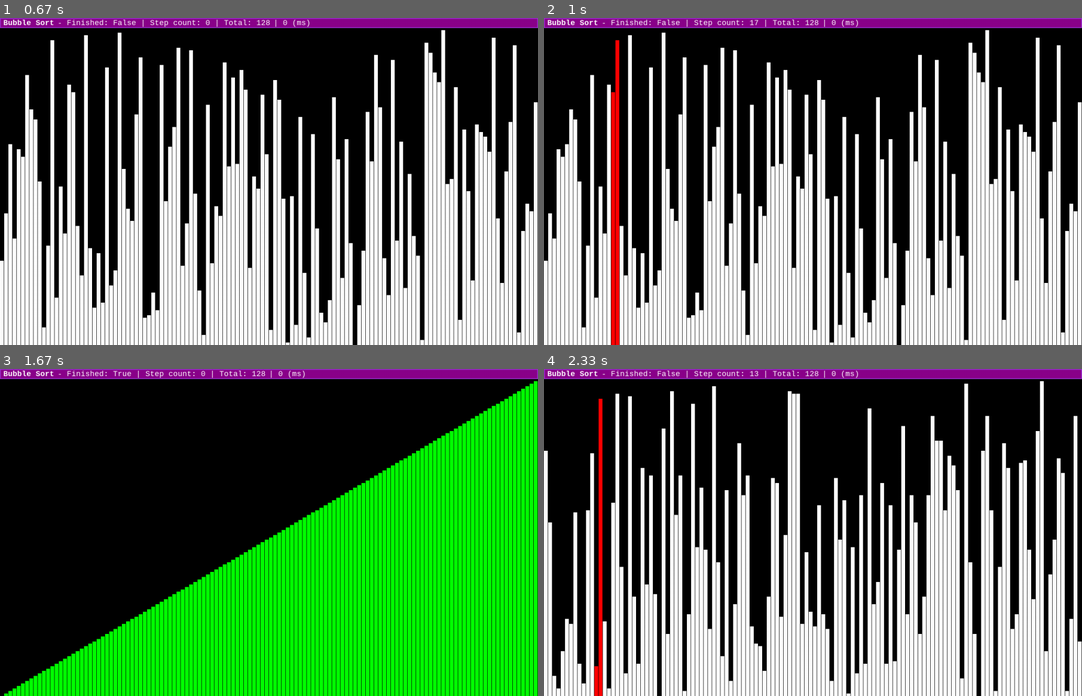
Above: before the commit, frames 1-4 (two rows, left to right).
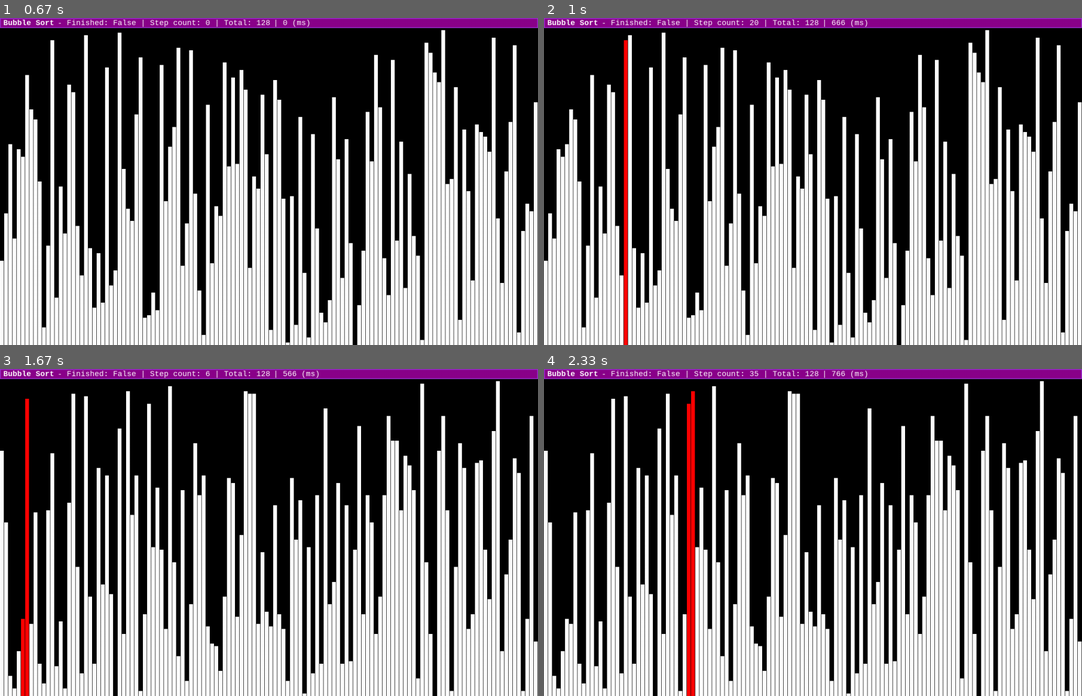
Above: after the commit, the same moments.

Repository: thiagolopes/sorting-algorithms-pygame
Game: pygame game, started from sort.py
Two runs of this game, one before a commit and one after it. Both use one fixed random seed, a clock stepped at 60 frames per second and the inputs below.
Inputs:
- Up to frame 1 (0.67 s): tap Enter at 0.33 s
- Up to frame 2 (1 s): tap Space at 0.67 s
- Up to frame 3 (1.67 s): hold Backspace 1-1.47 s; tap Space at 1.07, 1.37, 1.57 s; hold R from 1.5 s (still down)
- Up to frame 4 (2.33 s): tap Space at 1.87, 2.07 s; release R at 1.97 s; hold N from 2 s (still down)

Frame 1 is identical in both runs. In frame 2, 2.3% of the frame differs, in the area x 12-61%, y 0-100%; in frame 3, 62%, in the area x 0-100%, y 0-100%; in frame 4, 9.5%.

Commit message:
implement: event end timer, remove Interactions and remove time from engine

Diff:
--- a/sort.py
+++ b/sort.py
@@ -152,32 +152,24 @@
         self.finished = True
 
 
-class Interactions:
-    def __init__(self):
-        self.actions = ["quit", "shuffle", "pause", "next_step", "restart", "randomize", "mute"]
-
-    def start_tick(self):
-        for action in self.actions:
-            setattr(self, action, False)
-
+class Event:
+    QUIT = (pygame.QUIT, None)
+    ESC = (pygame.KEYDOWN, pygame.K_ESCAPE)
+    SHUFFLE = (pygame.KEYDOWN, pygame.K_RETURN)
+    PAUSE = (pygame.KEYDOWN, pygame.K_SPACE)
+    NEXT_STEP = (pygame.KEYDOWN, pygame.K_n)
+    RESTART = (pygame.KEYDOWN, pygame.K_BACKSPACE)
+    RANDOMIZE = (pygame.KEYDOWN, pygame.K_r)
+    MUTE = (pygame.KEYDOWN, pygame.K_m)
+
+    @classmethod
+    def get(cls):
         for event in pygame.event.get():
-            if event.type == pygame.QUIT:
-                self.quit = True
-            if event.type == pygame.KEYUP:
-                if event.key == pygame.K_ESCAPE:
-                    self.quit = True
-                if event.key == pygame.K_RETURN:
-                    self.shuffle = True
-                if event.key == pygame.K_SPACE:
-                    self.pause = True
-                if event.key == pygame.K_n:
-                    self.next_step = True
-                if event.key == pygame.K_BACKSPACE:
-                    self.restart = True
-                if event.key == pygame.K_r:
-                    self.randomize = True
-                if event.key == pygame.K_m:
-                    self.mute = True
+            if hasattr(event, "key"):
+                key = event.key
+            else:
+                key = None
+            yield (event.type, key)
 
 
 class Beeper:
@@ -223,14 +215,29 @@
             self.beeps.append(sound)
 
 
+class Timer:
+    def __init__(self, engine):
+        self.total = 0
+        self._frame_time = 0
+        self.engine = engine
+
+    def reset_timer(self):
+        self.total = 0
+
+    def start_tick(self):
+        if self.engine.play:
+            self._frame_time = pygame.time.get_ticks()
+
+    def end_tick(self):
+        if self.engine.play:
+            self.total += pygame.time.get_ticks() - self._frame_time
+            self._frame_time = 0
+
+
 class Engine:
     def __init__(self, height, width):
         self.mute = False
         self.play = False
-        self.time = 0
-        self.total_time = 0
-        self._frame_time = 0
-
         pygame.init()
         self.screen = pygame.display.set_mode((height, width))
 
@@ -247,18 +254,6 @@
 
     def toggle_mute(self):
         self.mute = not self.mute
-
-    def reset_timer(self):
-        self.time = 0
-
-    def start_tick(self):
-        if self.play:
-            self._frame_time = pygame.time.get_ticks()
-
-    def end_tick(self):
-        if self.play:
-            self.time += pygame.time.get_ticks() - self._frame_time
-            self._frame_time = 0
 
     def end_frame(self):
         pygame.display.flip()
@@ -273,7 +268,6 @@
 engine.title = "Sorting Algorithms"
 grid = Grid(BAR_SIZE, engine.screen)
 bar = Bar(grid.padding, engine.screen)
-interactions = Interactions()
 
 beeper = Beeper(len(ELEMENTS))
 beeper.generate()
@@ -281,49 +275,54 @@
 algorithms = [BubbleSort]
 algorithm = algorithms[0](ELEMENTS)
 
+event = Event()
+loop_timer = Timer(engine)
+
 while True:
-    interactions.start_tick()
-
-    if interactions.quit:
-        engine.shutdown()
-    if interactions.shuffle:
-        engine.play = False
-        ELEMENTS = list(range(START, TOTAL))
-        random.shuffle(ELEMENTS)
-        algorithm = BubbleSort(ELEMENTS)
-        algorithm.finished = False
-        engine.reset_timer()
-    if interactions.pause:
-        engine.toggle_play()
-    if interactions.restart:
-        engine.play = False
-        ELEMENTS = list(range(START, TOTAL))
-        algorithm = BubbleSort(ELEMENTS)
-        engine.reset_timer()
-    if interactions.randomize:
-        engine.play = False
-        ELEMENTS = [random.randint(START, TOTAL) for _ in range(START, TOTAL)]
-        algorithm = BubbleSort(ELEMENTS)
-        algorithm.finished = False
-        engine.reset_timer()
-    if interactions.mute:
-        engine.toggle_mute()
-
-    if algorithm.finished:
-        engine.play = False
-
-    engine.start_tick()
-    # TODO move logic to engine
-    if engine.play or interactions.next_step:
+    loop_timer.start_tick()
+
+    for ev in event.get():
+        match ev:
+            case event.ESC | event.QUIT:
+                engine.shutdown()
+            case event.SHUFFLE:
+                engine.play = False
+                ELEMENTS = list(range(START, TOTAL))
+                random.shuffle(ELEMENTS)
+                algorithm = BubbleSort(ELEMENTS)
+                algorithm.finished = False
+                loop_timer.reset_timer()
+            case event.PAUSE:
+                engine.toggle_play()
+            case event.RESTART:
+                engine.play = False
+                ELEMENTS = list(range(START, TOTAL))
+                algorithm = BubbleSort(ELEMENTS)
+                loop_timer.reset_timer()
+            case event.RANDOMIZE:
+                engine.play = False
+                ELEMENTS = [random.randint(START, TOTAL) for _ in range(START, TOTAL)]
+                algorithm = BubbleSort(ELEMENTS)
+                algorithm.finished = False
+                loop_timer.reset_timer()
+            case event.MUTE:
+                engine.toggle_mute()
+            case event.NEXT_STEP:
+                t = algorithm.step()
+                if not engine.mute and t:
+                    beeper[algorithm.dirty_index[-1]].play()
+
+    if engine.play:
         t = algorithm.step()
         if not engine.mute and t:
             beeper[algorithm.dirty_index[-1]].play()
-
-    # Draw
+        if algorithm.finished:
+            engine.play = False
+
     grid.draw(algorithm.elements, algorithm.dirty_index, algorithm.finished)
-    bar.draw(str(algorithm), repr(algorithm), engine.time, engine.mute)
-
-    engine.end_tick()
+    bar.draw(str(algorithm), repr(algorithm), loop_timer.total, engine.mute)
+
+    loop_timer.end_tick()
     engine.end_frame()
 
 engine.shutdown()
